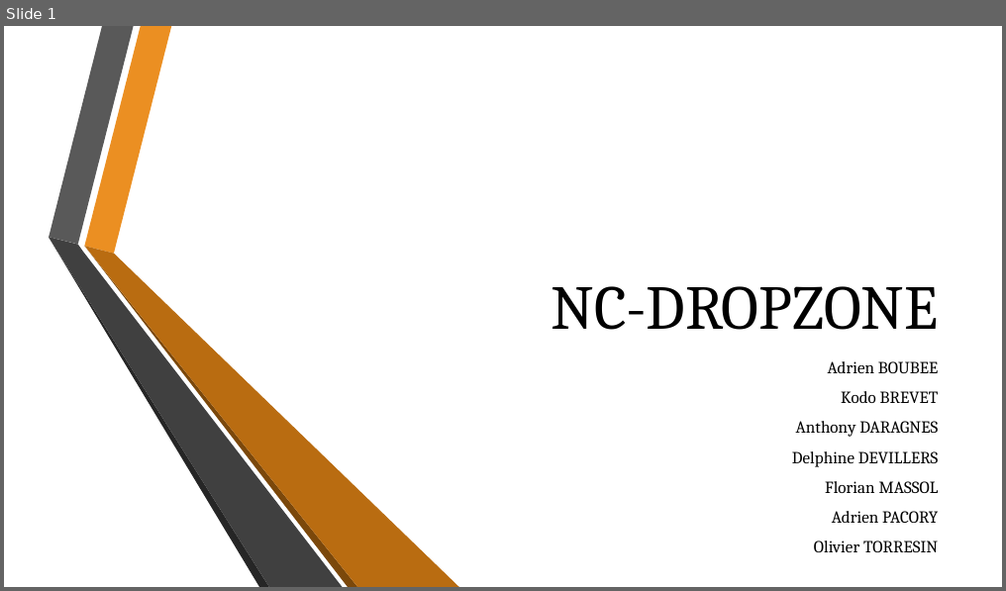
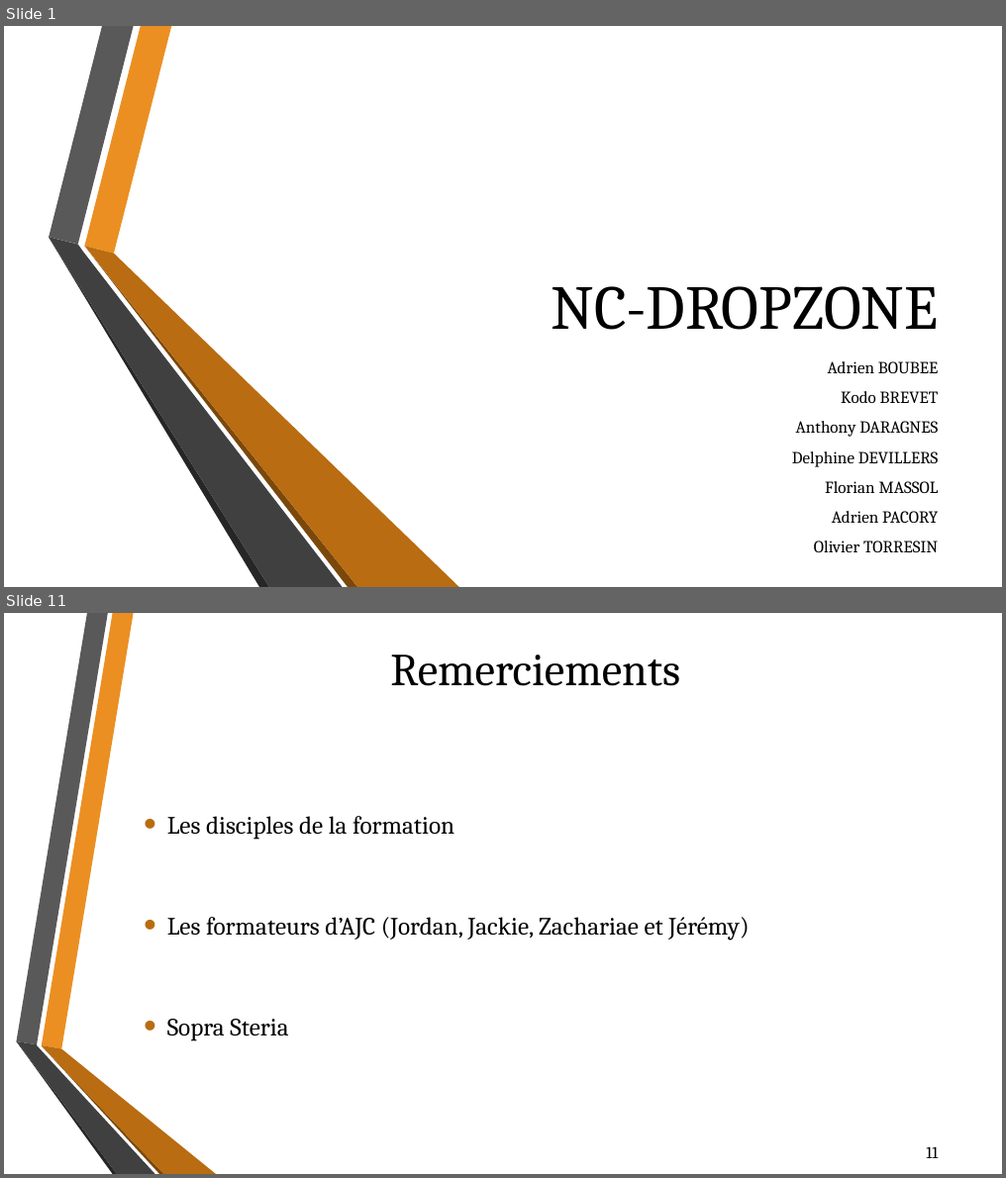
Before and after one commit to ddevillers/ncdz, a slide deck: NC-DROPZONE.pptx. Shown one above the other, each under a label of ours: slide 1 before the commit, slides 1 and 11 after it; the slides between them are not shown. The pictures are 1006x591 and 1006x1178 pixels, drawn with LibreOffice and Linux fonts; fonts in the diff are those of the drawing; background and template pictures are left out. Boxes give left, top, right and bottom in pixels: in the first picture for what was removed or moved away, otherwise in the second. Text is boxed around its words. In the diff, an @@ line names an element or a change of style, - is before the commit and + after.

```diff
--- a/NC-DROPZONE.pptx
+++ b/NC-DROPZONE.pptx
@@ slide 11 added at (4, 613, 1002, 1174), background picture (left out) @@
@@ title added at (390, 655, 680, 686), 44 pt, text #000000 @@
+Remerciements
@@ text added at (167, 816, 748, 1042), 24 pt, text #000000 @@
+• Les disciples de la formation
+• Les formateurs d’AJC (Jordan, Jackie, Zachariae et Jérémy)
+• Sopra Steria
@@ group added at (16, 613, 216, 1174): 6 freeform shapes @@
@@ page number added at (926, 1148, 938, 1158), 16 pt, text #000000 @@
+11
```
Also in this commit, not shown: 8 slides changed, 4 other slides added, 1 slide removed, 1 other file.
